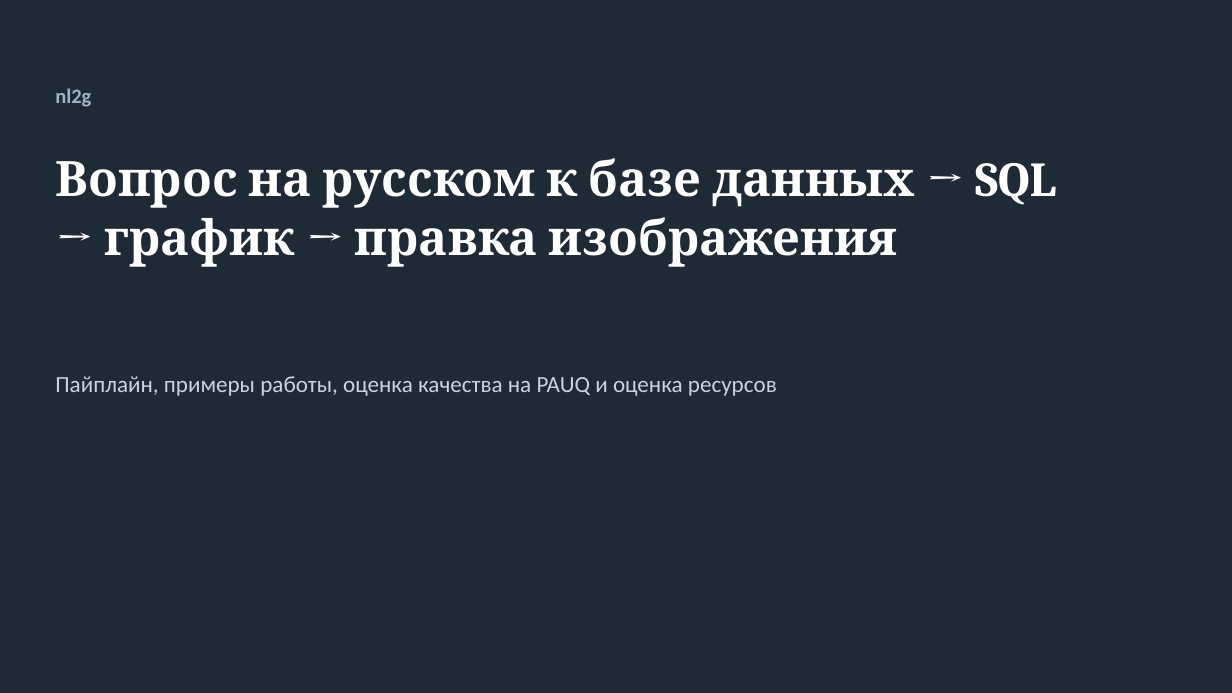
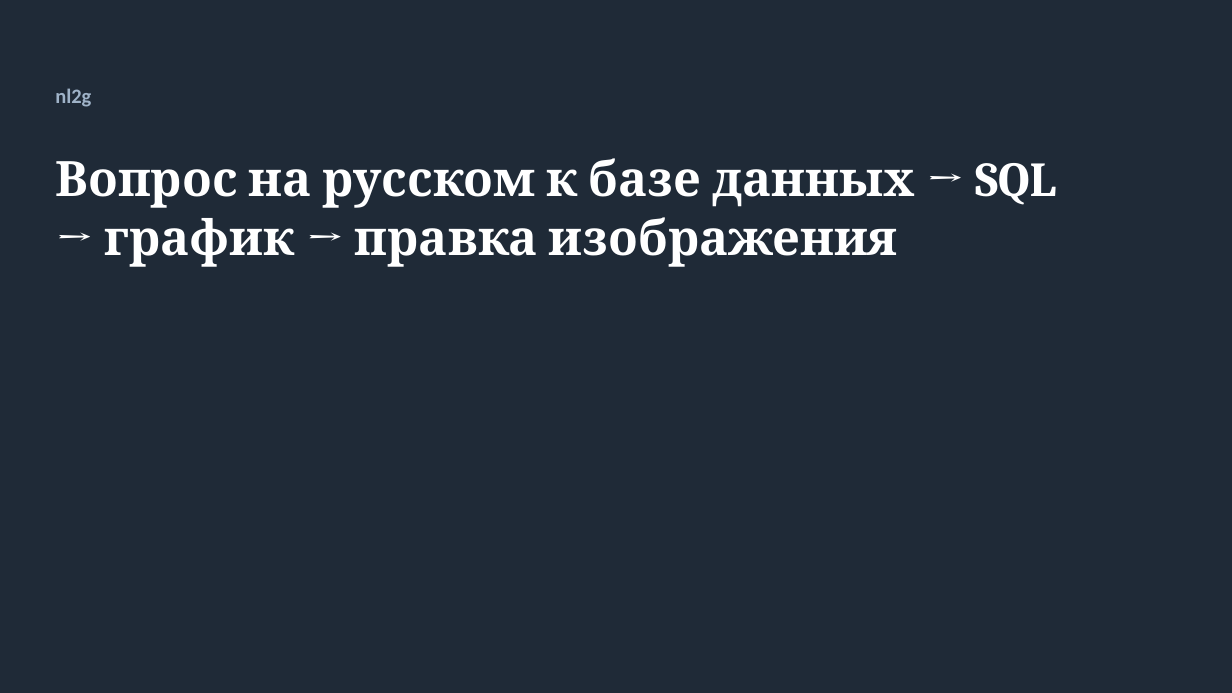
Before and after one commit to kocharyandr/nl2g, a slide deck: slide 1 of docs/presentation_final.pptx. Drawn at 1232x693 pixels with LibreOffice and Linux fonts; fonts in the diff are those of the drawing. Boxes give left, top, right and bottom in pixels: in the first picture for what was removed or moved away, otherwise in the second. Text is boxed around its words. In the diff, an @@ line names an element or a change of style, - is before the commit and + after.

```diff
--- a/docs/presentation_final.pptx
+++ b/docs/presentation_final.pptx
@@ text removed at (55, 376, 777, 396) @@
-Пайплайн, примеры работы, оценка качества на PAUQ и оценка ресурсов
```
Also in this commit, not shown: 11 other slides changed, 3 slides added, 5 other files.
